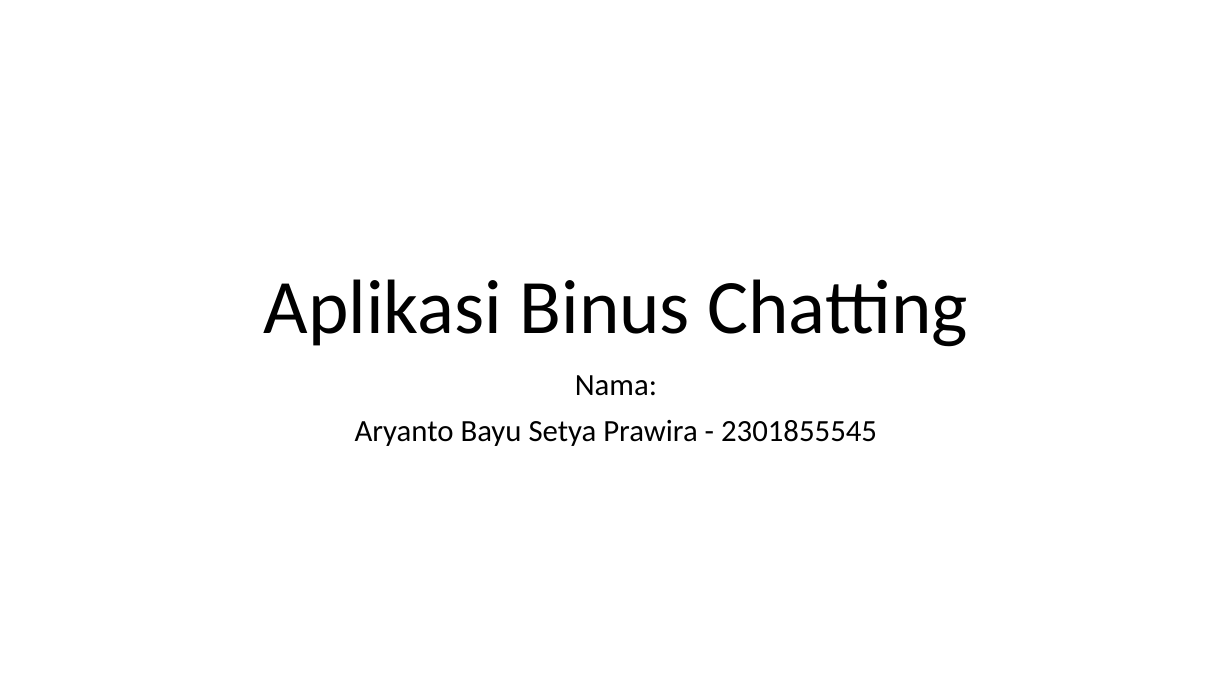
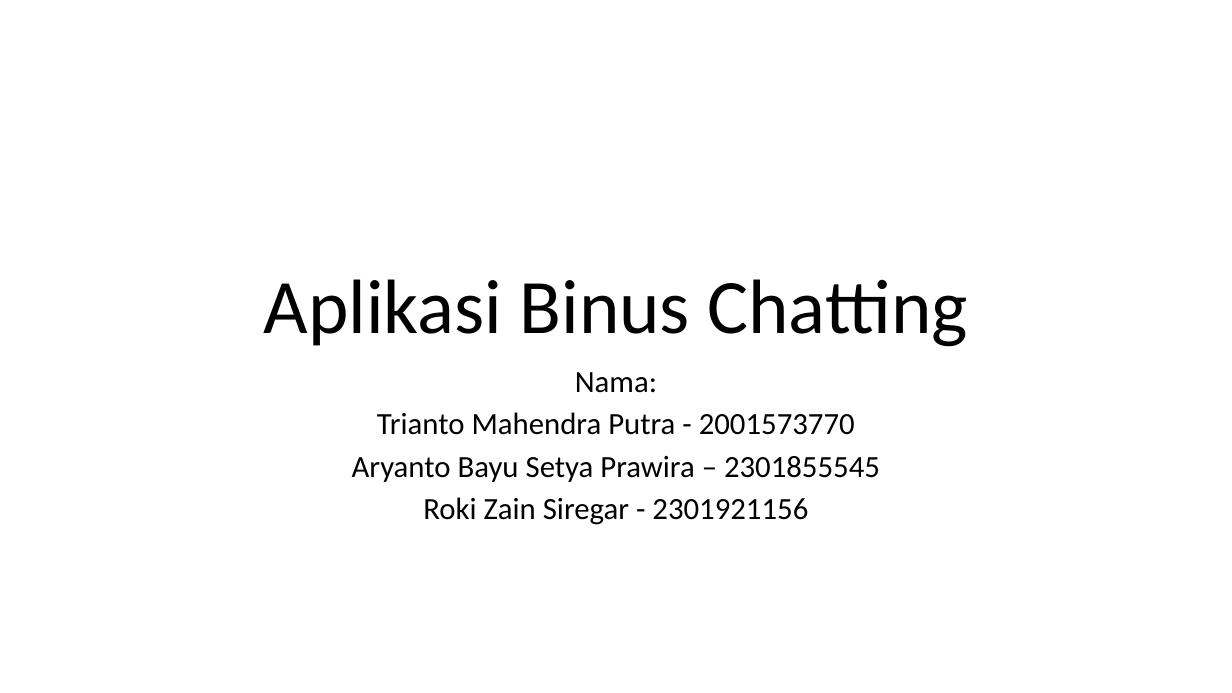
Before and after one commit to F4ckTheJ0b/HCI-2023, a slide deck: slide 1 of Aplikasi Binus Chatting.pptx. Drawn at 1232x693 pixels with LibreOffice and Linux fonts; fonts in the diff are those of the drawing. Boxes give left, top, right and bottom in pixels: in the first picture for what was removed or moved away, otherwise in the second. Text is boxed around its words. In the diff, an @@ line names an element or a change of style, - is before the commit and + after.

```diff
--- a/Aplikasi Binus Chatting.pptx
+++ b/Aplikasi Binus Chatting.pptx
@@ subtitle at [575, 372, 657, 393]: line spacing 0.9 to 0.8 @@
@@ subtitle at [352, 412, 880, 525]: text changed @@
-Aryanto Bayu Setya Prawira - 2301855545
+Trianto Mahendra Putra - 2001573770
+Aryanto Bayu Setya Prawira – 2301855545
+Roki Zain Siregar - 2301921156
```
Also in this commit, not shown: 2 other slides changed, 3 slides added, 1 slide removed.
